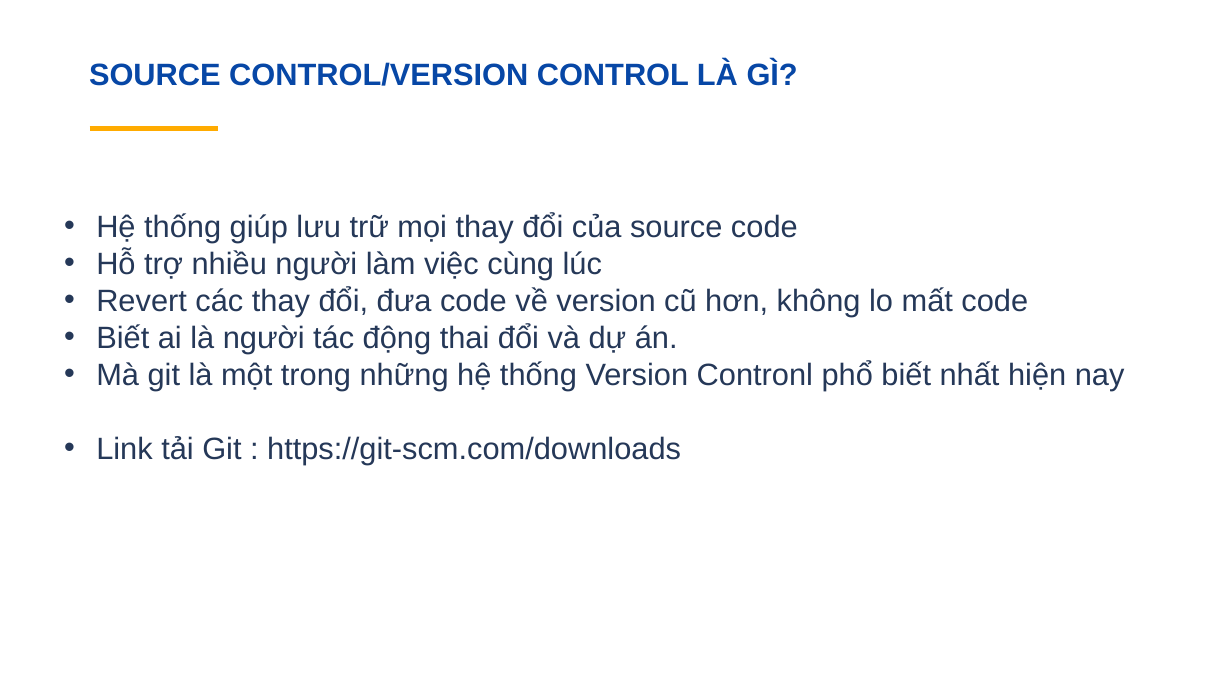
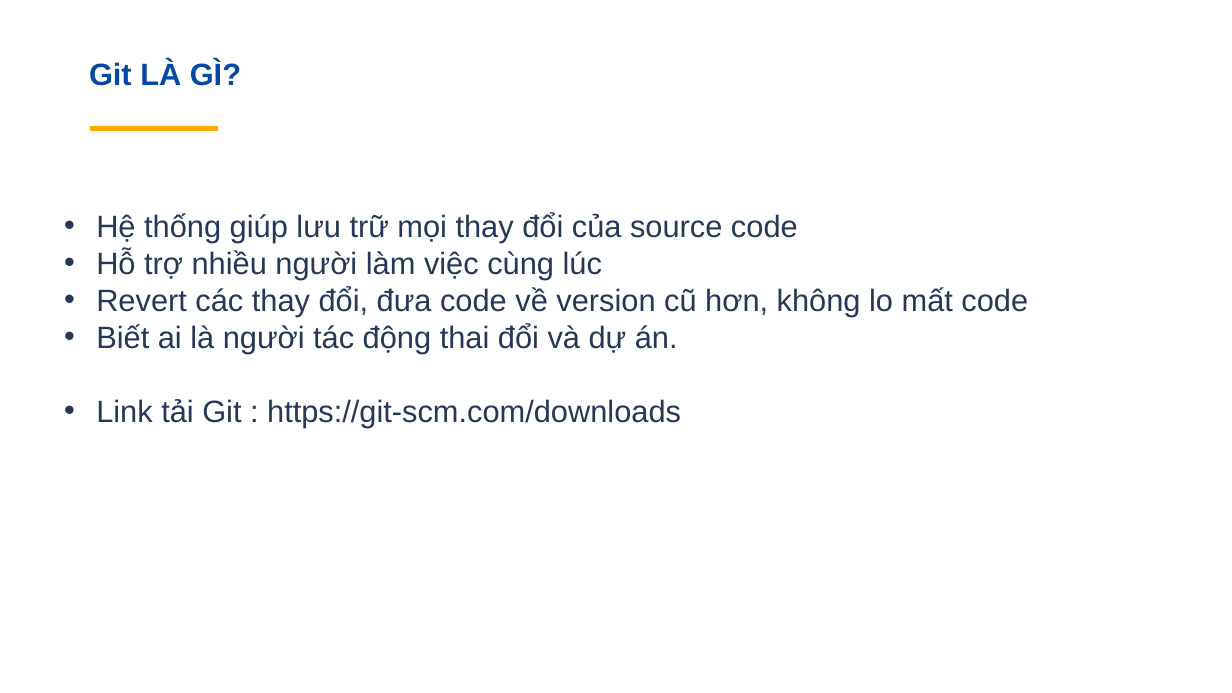
Before and after one commit to trannhutthien/textThietKeWeb, a slide deck: slide 4 of Git-presentation-16072017.pptx. Drawn at 1232x693 pixels with LibreOffice and Linux fonts; fonts in the diff are those of the drawing. Boxes give left, top, right and bottom in pixels: in the first picture for what was removed or moved away, otherwise in the second. Text is boxed around its words. In the diff, an @@ line names an element or a change of style, - is before the commit and + after.

```diff
--- a/Git-presentation-16072017.pptx
+++ b/Git-presentation-16072017.pptx
@@ text at [89, 61, 241, 86]: text changed @@
-SOURCE CONTROL/VERSION CONTROL LÀ GÌ?
+Git LÀ GÌ?
@@ text at [96, 360, 1125, 390]: paragraph removed @@
-• Mà git là một trong những hệ thống Version Contronl phổ biết nhất hiện nay
```
Also in this commit, not shown: 3 other slides changed, 2 slides removed, 2 other files.
